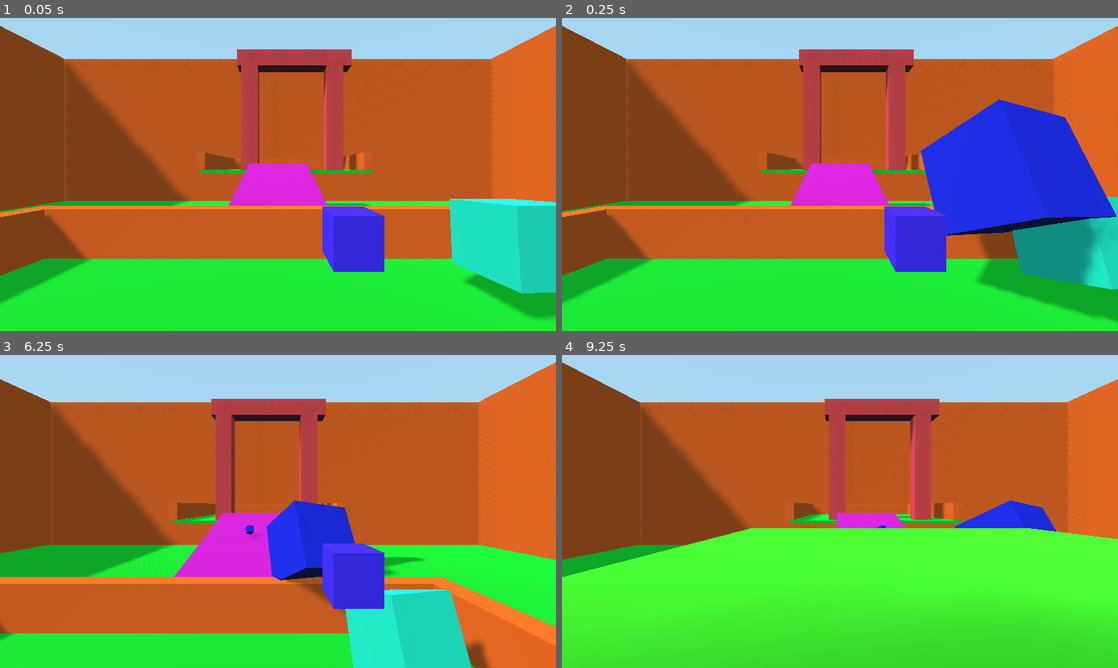
Above: before the commit, frames 1-4 (two rows, left to right).
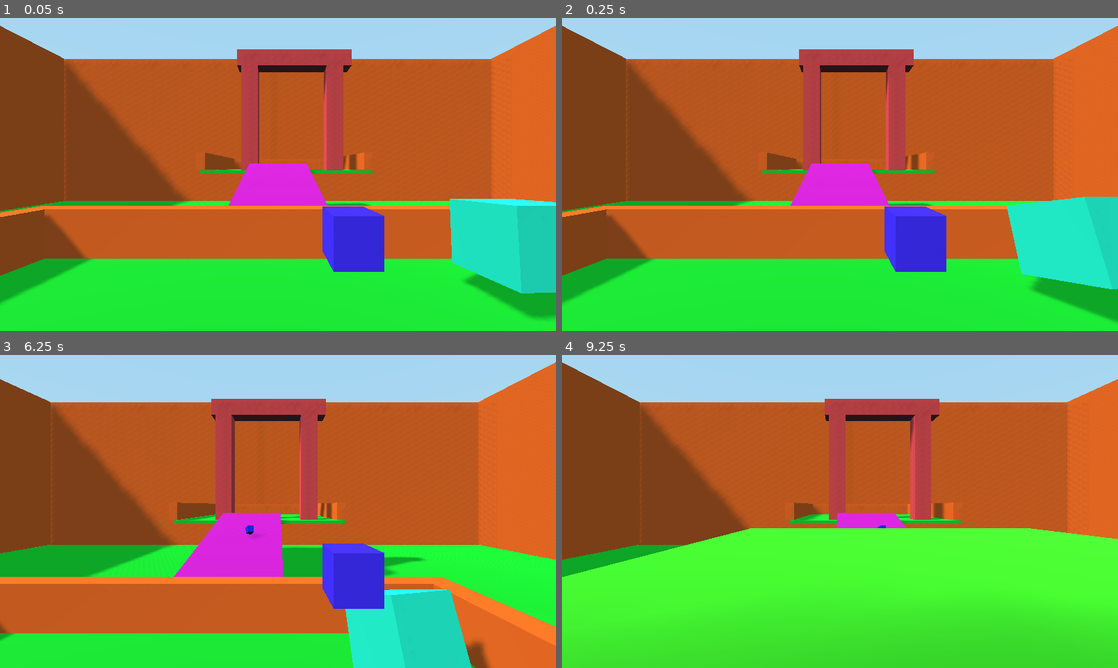
Above: after the commit, the same moments.

Repository: uprun/BoxBoxBox
Game: Godot game, scene res://game.tscn
Same seed, same stepped clock (60 frames per second), same inputs: the game is played once before the commit and once after it.
Inputs (mouse positions are in pixels of both pictures, inside the frame that each line leads up to):
- Up to frame 1 (0.05 s): no input
- Up to frame 2 (0.25 s): no input
- Up to frame 3 (6.25 s): tap Enter at 0.5, 1.35, 2.85, 4.35, 5.85 s; move the mouse to (305, 505) at 0.52 s; hold Enter 0.53-1.28 s; hold W 0.53-5.78 s; click (305, 505) at 0.67 s; tap Space at 0.77, 1.52, 2.75, 3.02, 3.77, 4.52, 5.75, 6.02 s; move the mouse to (250, 505) at 1.27 s; click (250, 505) at 1.42 s; move the mouse to (289, 498) at 2.02 s; hold Enter 2.03-2.78 s; click (289, 498) at 2.17 s; move the mouse to (272, 511) at 2.77 s; click (272, 511) at 2.92 s; move the mouse to (316, 508) at 3.52 s; hold Enter 3.53-4.28 s; click (316, 508) at 3.67 s; move the mouse to (233, 502) at 4.27 s; click (233, 502) at 4.42 s; move the mouse to (283, 505) at 5.02 s; hold Enter 5.03-5.78 s; click (283, 505) at 5.17 s; move the mouse to (255, 498) at 5.77 s; hold D from 5.78 s (still down); click (255, 498) at 5.92 s
- Up to frame 4 (9.25 s): move the mouse to (867, 505) at 6.52 s; release D at 6.53 s; hold Enter 6.53-7.28 s; hold W 6.53-8.78 s; click (867, 505) at 6.67 s; tap Space at 6.77, 7.52, 8.75, 9.02 s; move the mouse to (812, 505) at 7.27 s; tap Enter at 7.35, 8.85 s; click (812, 505) at 7.42 s; move the mouse to (851, 498) at 8.02 s; hold Enter 8.03-8.78 s; click (851, 498) at 8.17 s; move the mouse to (834, 511) at 8.77 s; hold A from 8.78 s (still down); click (834, 511) at 8.92 s

Frame 1 is identical in both runs. In frame 2, 15% of the frame differs, in the area x 64-100%, y 26-96%; in frame 3, 3.0%; in frame 4, 1.0%.

Commit message:
removed previously imported assets

Diff:
--- a/Camera.gd
+++ /dev/null
@@ -1,26 +0,0 @@
-extends Camera
-
-var SENSITIVITY_Y = 0
-var INVERSION_MULT = 1
-var MAX_Y = 89
-
-func initializeComponents():
-	SENSITIVITY_Y = self.get_parent().Sensitivity_Y
-	MAX_Y = self.get_parent().Maximum_Y_Look
-	if self.get_parent().Invert_Y_Axis:
-		INVERSION_MULT = 1
-	else:
-		INVERSION_MULT = -1
-
-func _ready():
-	self.initializeComponents()
-
-	pass
-
-func _input(event):
-	if event is InputEventMouseMotion:
-		if INVERSION_MULT * SENSITIVITY_Y * event.relative.y >= 0 and self.rotation_degrees.x >= MAX_Y:
-			return
-		if INVERSION_MULT * SENSITIVITY_Y * event.relative.y <= 0  and self.rotation_degrees.x <= -MAX_Y:
-			return
-		rotate_x(INVERSION_MULT * SENSITIVITY_Y * event.relative.y)
--- a/game.tscn
+++ b/game.tscn
@@ -8,7 +8,6 @@
 [ext_resource path="res://goalArea.tscn" type="PackedScene" id=7]
 [ext_resource path="res://game.gd" type="Script" id=9]
 [ext_resource path="res://goalArea.gd" type="Script" id=10]
-[ext_resource path="res://fire-cube.tscn" type="PackedScene" id=11]
 [ext_resource path="res://enemy-bot.tscn" type="PackedScene" id=12]
 
 [sub_resource type="BoxShape" id=1]
@@ -94,9 +93,6 @@
 transform = Transform( 0.5, 0.612373, 0.612373, 0, -0.707107, 0.707107, 0.866025, -0.353553, -0.353553, 0, 15.5, -2.5 )
 shadow_enabled = true
 
-[node name="bullet-fire-cube" parent="." instance=ExtResource( 11 )]
-transform = Transform( 1, 0, 0, 0, 1, 0, 0, 0, 1, -4.61217, 3.65835, -8.813 )
-
 [node name="enemy-bot" parent="." instance=ExtResource( 12 )]
 transform = Transform( 1, 0, 0, 0, 1, 0, 0, 0, 1, -3.39169, 0.807248, -0.133082 )
 
Not shown: 1 places in game.tscn that only renumber resources
Not shown, removed: LICENSE
